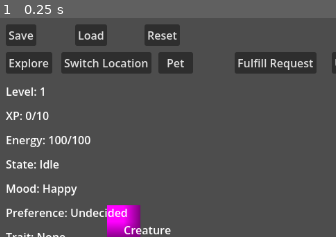
Above: before the commit, frame 1.
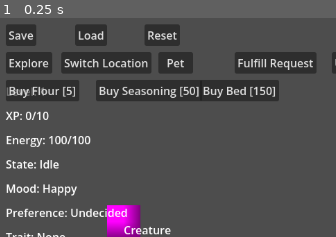
Above: after the commit, the same moment.

Repository: Radhika-15-Agarwal/CreatureGame
Game: Godot game, scene res://scenes/main.tscn
Same seed, same stepped clock (60 frames per second), same inputs: the game is played once before the commit and once after it.
Inputs:
- Up to frame 1 (0.25 s): no input
The pictures show only the part of the screen within x 0-50%, y 0-50%; the shares and areas given below are measured in that part.

The runs differ from the first frame. In frame 1, 6.6% of the frame differs, in the area x 1-84%, y 28-38%.

Commit message:
Add initial stages of shop

Diff:
--- a/scenes/main.tscn
+++ b/scenes/main.tscn
@@ -3,7 +3,7 @@
 [ext_resource type="Script" uid="uid://d2ml2go18epr2" path="res://scripts/main.gd" id="1_0wfyh"]
 [ext_resource type="Script" uid="uid://ho5w2jefd3l" path="res://scripts/creature.gd" id="1_o5qli"]
 [ext_resource type="Script" uid="uid://dj0a7qjw2aq48" path="res://scripts/ui.gd" id="3_sugp2"]
-[ext_resource type="Script" uid="uid://xw2yh5nbiott" path="res://scenes/save_manager.gd" id="4_jyhfs"]
+[ext_resource type="Script" uid="uid://xw2yh5nbiott" path="res://scripts/save_manager.gd" id="4_jyhfs"]
 
 [sub_resource type="PlaceholderTexture2D" id="PlaceholderTexture2D_7dm0k"]
 
@@ -191,6 +191,21 @@
 offset_right = 8.0
 offset_bottom = 8.0
 text = "Fulfill Request"
+
+[node name="BuyFlourButton" type="Button" parent="UI" unique_id=1196859831]
+offset_right = 8.0
+offset_bottom = 8.0
+text = "Buy Flour [5]"
+
+[node name="BuySeasoningButton" type="Button" parent="UI" unique_id=673290346]
+offset_right = 8.0
+offset_bottom = 8.0
+text = "Buy Seasoning [50]"
+
+[node name="BuyBedButton" type="Button" parent="UI" unique_id=1190226563]
+offset_right = 8.0
+offset_bottom = 8.0
+text = "Buy Bed [150]"
 
 [node name="SaveManager" type="Node" parent="." unique_id=818043779]
 script = ExtResource("4_jyhfs")
@@ -206,3 +221,6 @@
 [connection signal="pressed" from="UI/ResetButton" to="." method="_on_reset_button_pressed"]
 [connection signal="pressed" from="UI/PetButton" to="." method="_on_pet_button_pressed"]
 [connection signal="pressed" from="UI/FulfillRequestButton" to="." method="_on_fulfill_request_button_pressed"]
+[connection signal="pressed" from="UI/BuyFlourButton" to="." method="_on_buy_flour_button_pressed"]
+[connection signal="pressed" from="UI/BuySeasoningButton" to="." method="_on_buy_seasoning_button_pressed"]
+[connection signal="pressed" from="UI/BuyBedButton" to="." method="_on_buy_bed_button_pressed"]
--- a/scripts/creature.gd
+++ b/scripts/creature.gd
@@ -88,20 +88,6 @@
 
 var petting_bonus_min_exp := 1
 var petting_bonus_max_exp := 3
-
-# Items
-var berry_min_energy := 8
-var berry_max_energy := 12
-
-var ember_stone_min_affinity := 1
-var ember_stone_max_affinity := 2
-
-var crystal_min_affinity := 1
-var crystal_max_affinity := 2
-
-var fish_min_affinity := 0
-var fish_max_affinity := 1
-
 
 #==================================================
 # Gameplay Data
@@ -371,29 +357,35 @@
 	if get_item_count(item_name) <= 0:
 		return
 
+	var item_info = ItemData.ITEMS.get(item_name, {})
+	if item_info.is_empty() or not item_info.has("effects"):
+		add_log("Cannot use " + item_name + ".")
+		return
+
+	var effects = item_info["effects"]
+
+	# Energy Restore
+	if effects.has("energy_restore_min") and effects.has("energy_restore_max"):
+		if energy >= max_energy:
+			add_log("Energy is already full!")
+			return
+
+		var heal_amount = random_range(effects["energy_restore_min"], effects["energy_restore_max"])
+		energy += heal_amount
+		energy = min(energy, max_energy)
+		add_log("Used " + item_name + ": +" + str(heal_amount) + " Energy.")
+
+	# Affinity Gain
+	if effects.has("affinity_type") and effects.has("affinity_min"):
+		var aff_amount = random_range(effects["affinity_min"], effects["affinity_max"])
+
+		if aff_amount > 0:
+			gain_affinity(effects["affinity_type"], aff_amount)
+			add_log("Used " + item_name + ": +" + str(aff_amount) + " " + effects["affinity_type"] + " Affinity.")
+
 	inventory[item_name] -= 1
-
-	match item_name:
-		"Berry":
-			if energy >= max_energy:
-				inventory["Berry"] += 1
-				add_log("Energy Full!")
-				return
-			energy += random_range(berry_min_energy, berry_max_energy)
-			energy = min(energy, max_energy)
-
-		"Ember Stone":
-			gain_affinity("Fire", random_range(ember_stone_min_affinity, ember_stone_max_affinity))
-
-		"Crystal":
-			gain_affinity("Earth", random_range(crystal_min_affinity, crystal_max_affinity))
-
-		"Fish":
-			gain_affinity("Water", random_range(fish_min_affinity, fish_max_affinity))
-			energy += 5.0
-			energy = min(energy, max_energy)
-
-	stats_changed.emit()
+	stats_changed.emit()
+
 
 func pet():
 	if exploring:
@@ -650,6 +642,7 @@
 #==================================================
 var coins := 0
 var active_request := {}
+var home_upgrades := []
 
 
 #==================================================
@@ -880,3 +873,85 @@
 func add_log(message: String):
 	print(message)
 	log_updated.emit(message)
+
+
+
+
+func is_item_unlocked(item_name: String) -> bool:
+	if not ItemData.ITEMS.has(item_name):
+		return false
+
+	var item_info = ItemData.ITEMS[item_name]
+
+	if not item_info.has("unlock"):
+		return true
+
+	var reqs = item_info["unlock"]
+
+	# Condition 1: Level Requirement
+	if reqs.has("level"):
+		if level < reqs["level"]:
+			return false
+
+	# Condition 2: Location Requirement (Must have gained XP there)
+	if reqs.has("location"):
+		var required_loc = reqs["location"]
+		if get_experience(required_loc) <= 0:
+			return false
+
+	return true
+
+func buy_item(item_name: String):
+	if not ItemData.ITEMS.has(item_name):
+		add_log("Item doesn't exist.")
+		return
+
+	var item_info = ItemData.ITEMS[item_name]
+
+	if not item_info.get("buyable", false):
+		add_log(item_name + " is not for sale.")
+		return
+
+	if not is_item_unlocked(item_name):
+		add_log(item_name + " is locked.")
+		return
+
+	var cost = item_info["cost"]
+
+	if coins < cost:
+		add_log("Not enough coins.")
+		return
+
+	if item_info["category"] == "upgrade" and item_name in home_upgrades:
+		add_log("You already own the " + item_name + "!")
+		return
+
+	coins -= cost
+
+	if item_info["category"] == "upgrade":
+		home_upgrades.append(item_name)
+		apply_upgrades()
+		add_log("Purchased Home Upgrade: " + item_name + "!")
+	else:
+		if not inventory.has(item_name):
+			inventory[item_name] = 0
+		inventory[item_name] += 1
+		add_log("Bought " + item_name + " for " + str(cost) + " coins.")
+
+	stats_changed.emit()
+
+func apply_upgrades():
+	# 1. Reset to base stats first
+	energy_recovery_rate = 0.5
+
+	# 2. Apply safe, hardcoded effect routing
+	for upgrade_name in home_upgrades:
+		var item_info = ItemData.ITEMS[upgrade_name]
+		if item_info.has("effects"):
+			for effect in item_info["effects"]:
+				match effect:
+					"energy_recovery_rate":
+						energy_recovery_rate = item_info["effects"][effect]
+					# Example of how you add future effects:
+					# "max_energy":
+					# 	max_energy = item_info["effects"][effect]
--- /dev/null
+++ b/scripts/item_data.gd
@@ -0,0 +1,79 @@
+class_name ItemData
+
+const ITEMS = {
+	# ==========================================
+	# Exploration Loot
+	# ==========================================
+	"Berry": {
+		"category": "food",
+		"buyable": false,
+		"effects": {
+			"energy_restore_min": 8,
+			"energy_restore_max": 12
+		}
+	},
+	"Ember Stone": {
+		"category": "affinity",
+		"buyable": false,
+		"effects": {
+			"affinity_type": "Fire",
+			"affinity_min": 1,
+			"affinity_max": 2
+		}
+	},
+	"Crystal": {
+		"category": "affinity",
+		"buyable": false,
+		"effects": {
+			"affinity_type": "Earth",
+			"affinity_min": 1,
+			"affinity_max": 2
+		}
+	},
+	"Fish": {
+		"category": "food",
+		"buyable": false,
+		"effects": {
+			"energy_restore_min": 5,
+			"energy_restore_max": 5, # Static 5 energy
+			"affinity_type": "Water",
+			"affinity_min": 0,
+			"affinity_max": 1
+		}
+	},
+
+	# ==========================================
+	# Shop Items & Ingredients
+	# ==========================================
+	"Flour": {
+		"category": "ingredient",
+		"buyable": true,
+		"cost": 5,
+		"unlock": {
+			"level": 1
+		}
+	},
+	"Fire Seasoning": {
+		"category": "ingredient",
+		"buyable": true,
+		"cost": 50,
+		"unlock": {
+			"location": "Volcano"
+		}
+	},
+
+	# ==========================================
+	# Permanent Home Upgrades
+	# ==========================================
+	"Cozy Bed": {
+		"category": "upgrade",
+		"buyable": true,
+		"cost": 150,
+		"unlock": {
+			"level": 1
+		},
+		"effects": {
+			"energy_recovery_rate": 1.0
+		}
+	}
+}
--- a/scripts/main.gd
+++ b/scripts/main.gd
@@ -30,6 +30,16 @@
 func _on_fulfill_request_button_pressed() -> void:
 	creature.fulfill_request()
 
+func _on_buy_bed_button_pressed() -> void:
+	creature.buy_item("Cozy Bed")
+
+func _on_buy_seasoning_button_pressed() -> void:
+	creature.buy_item("Fire Seasoning")
+
+func _on_buy_flour_button_pressed() -> void:
+	creature.buy_item("Flour")
+
+
 # ==========================================
 # System Buttons
 # ==========================================
--- a/scenes/save_manager.gd
+++ b/scripts/save_manager.gd
@@ -23,7 +23,8 @@
 
 		# Economy
 		"coins": creature.coins,
-		"active_request": creature.active_request
+		"active_request": creature.active_request,
+		"home_upgrades": creature.home_upgrades
 	}
 
 	var file = FileAccess.open(save_path, FileAccess.WRITE)
@@ -52,6 +53,8 @@
 	# Load Economy Safely
 	creature.coins = save_data.get("coins", 0)
 	creature.active_request = save_data.get("active_request", {})
+	creature.home_upgrades = save_data.get("home_upgrades", [])
+	creature.apply_upgrades()
 
 	# Load dictionaries safely
 	creature.inventory.merge(save_data.get("inventory", {}), true)
--- a/scripts/ui.gd
+++ b/scripts/ui.gd
@@ -39,6 +39,11 @@
 	# ==========================================
 	var btn_row_1 = 15
 	var btn_row_2 = 55
+	var btn_row_3 = 95
+
+	$BuyFlourButton.position = Vector2(30, btn_row_3)
+	$BuySeasoningButton.position = Vector2(160, btn_row_3)
+	$BuyBedButton.position = Vector2(310, btn_row_3)
 
 	# System Buttons (Top Row)
 	$SaveButton.position = Vector2(30, btn_row_1)
@@ -147,6 +152,12 @@
 	for item in creature.inventory:
 		if creature.inventory[item] > 0:
 			inv_text += "%s: %d\n" % [item, creature.inventory[item]]
+
+	if creature.home_upgrades.size() > 0:
+		inv_text += "\n--- Upgrades ---\n"
+		for upgrade in creature.home_upgrades:
+			inv_text += "- " + upgrade + "\n"
+
 	inventory_label.text = inv_text
 
 	var tend_text = "--- Tendencies ---\n"
Not shown, added: scripts/item_data.gd.uid
Renamed: scenes/save_manager.gd.uid -> scripts/save_manager.gd.uid
